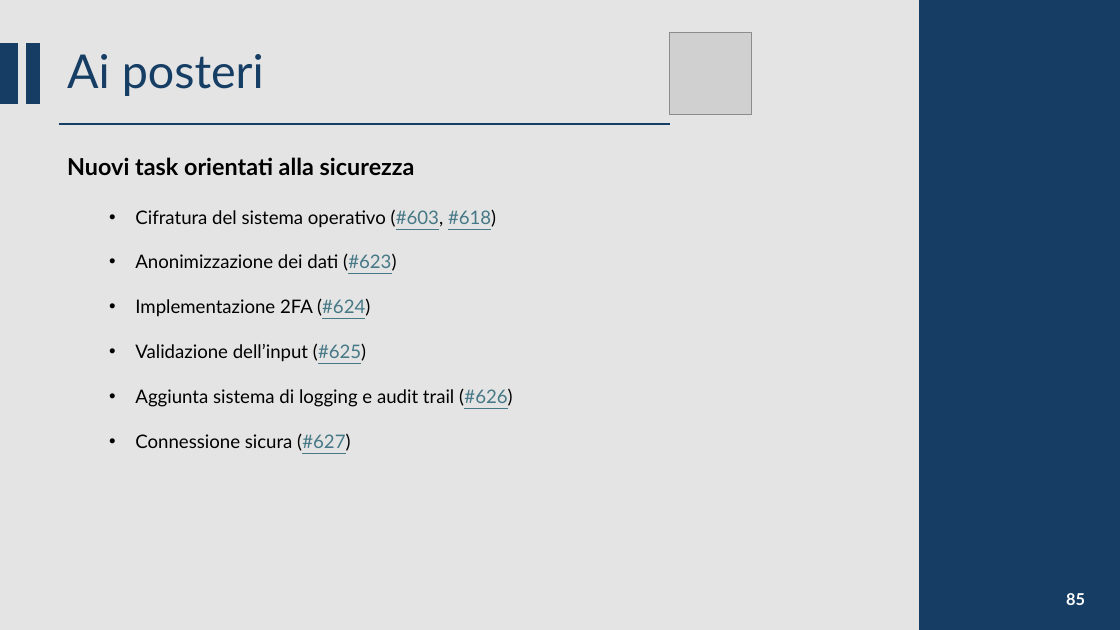
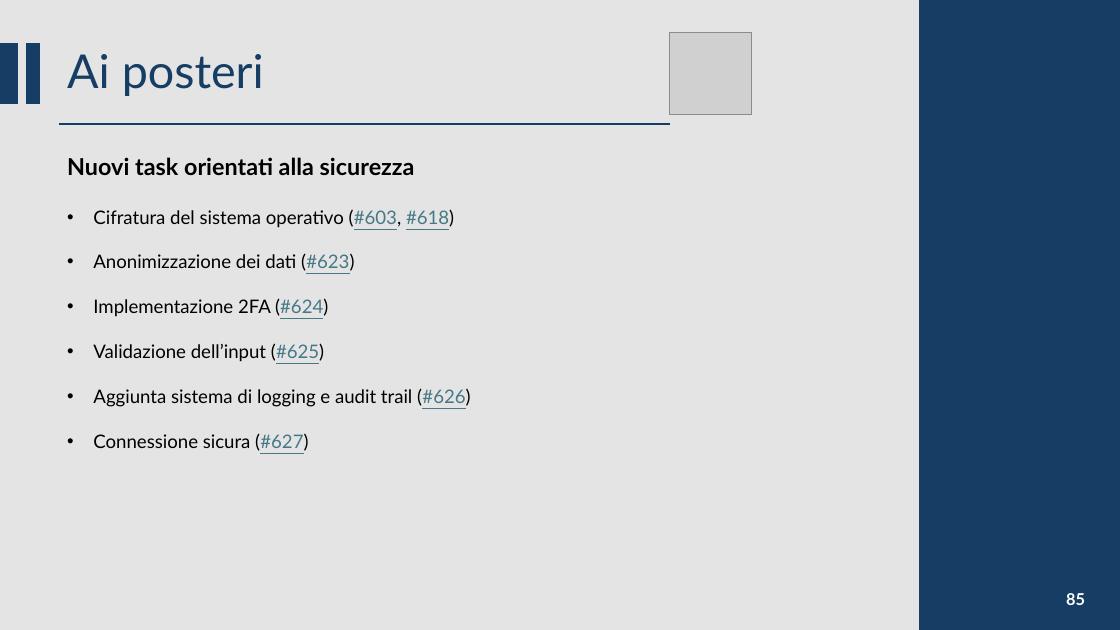
Before and after one commit to CSW-Teams/MS3-docs, a slide deck: slide 85 of teams_sprint_review/ShiftsHappen/Sprint 5/CSW Sprint 5.pptx. Drawn at 1120x630 pixels with LibreOffice and Linux fonts; fonts in the diff are those of the drawing; grey boxes stand for pictures. Boxes give left, top, right and bottom in pixels: in the first picture for what was removed or moved away, otherwise in the second. Text is boxed around its words. In the diff, an @@ line names an element or a change of style, - is before the commit and + after.

```diff
--- a/teams_sprint_review/ShiftsHappen/Sprint 5/CSW Sprint 5.pptx
+++ b/teams_sprint_review/ShiftsHappen/Sprint 5/CSW Sprint 5.pptx
@@ text at [93, 209, 471, 451]: list level 2 to 1 in "Cifratura del sistema operativo (#603, ..."; list level 2 to 1 in "Anonimizzazione dei dati (#623)"; list level 2 to 1 in "Implementazione 2FA (#624)"; list level 2 to 1 in "Validazione dell’input (#625)"; list level 2 to 1 in "Aggiunta sistema di logging e ..."; list level 2 to 1 in "Connessione sicura (#627)" @@
```
Also in this commit, not shown: 1 other slide changed, 1 other file.
